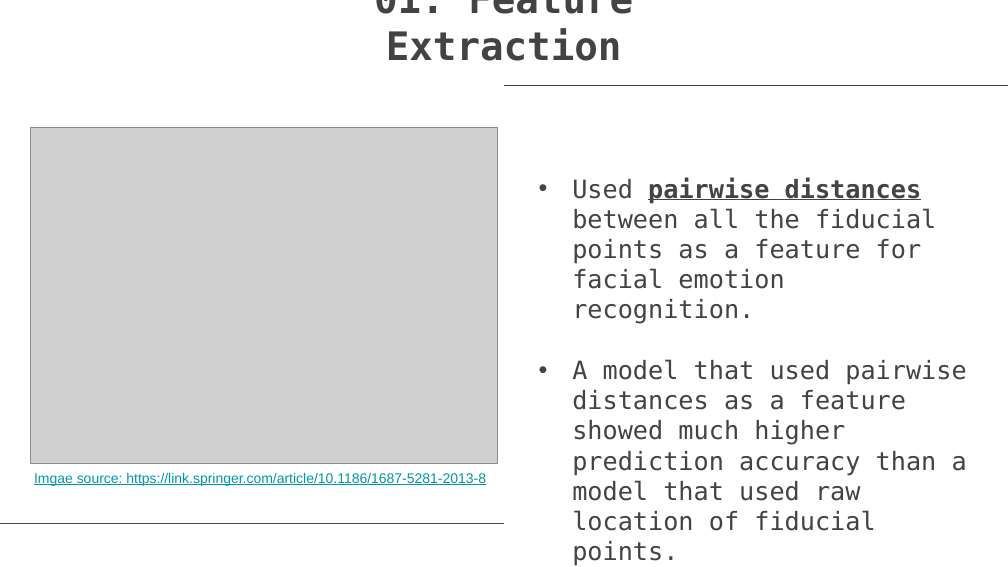
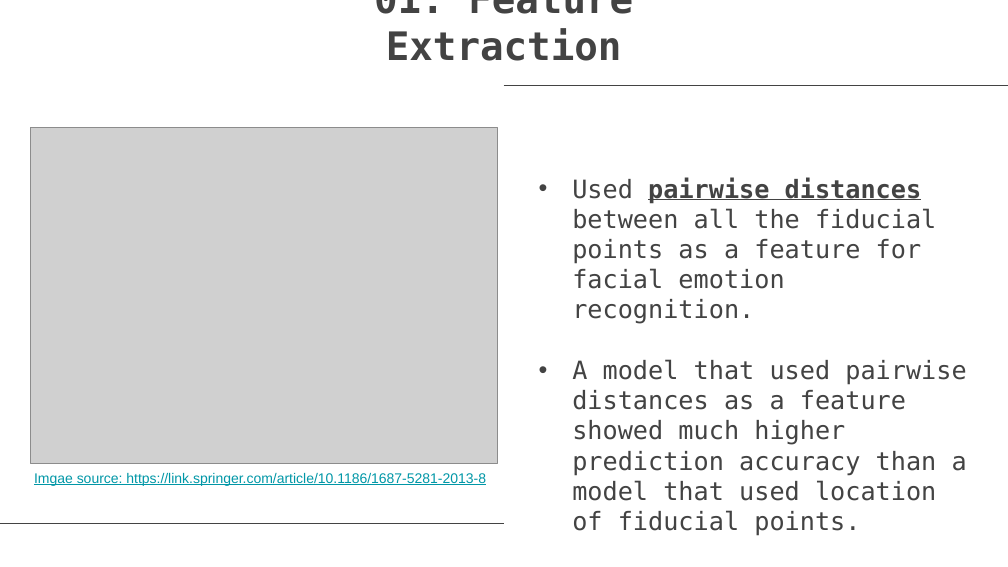
Before and after one commit to TZstatsADS/Fall2019-proj3-sec1--proj3-sec1-grp6, a slide deck: slide 3 of doc/Presentation(group 6).pptx. Drawn at 1008x567 pixels with LibreOffice and Linux fonts; fonts in the diff are those of the drawing; grey boxes stand for pictures; background and template pictures are left out. Boxes give left, top, right and bottom in pixels: in the first picture for what was removed or moved away, otherwise in the second. Text is boxed around its words. In the diff, an @@ line names an element or a change of style, - is before the commit and + after.

Commit message:
update

```diff
--- a/doc/Presentation(group 6).pptx
+++ b/doc/Presentation(group 6).pptx
@@ subtitle at bbox=[572, 359, 967, 536]: text changed @@
-• A model that used pairwise distances as a feature showed much higher prediction accuracy than a model that used raw location of fiducial points.
+• A model that used pairwise distances as a feature showed much higher prediction accuracy than a model that used location of fiducial points.
```
Also in this commit, not shown: 2 other slides changed.
